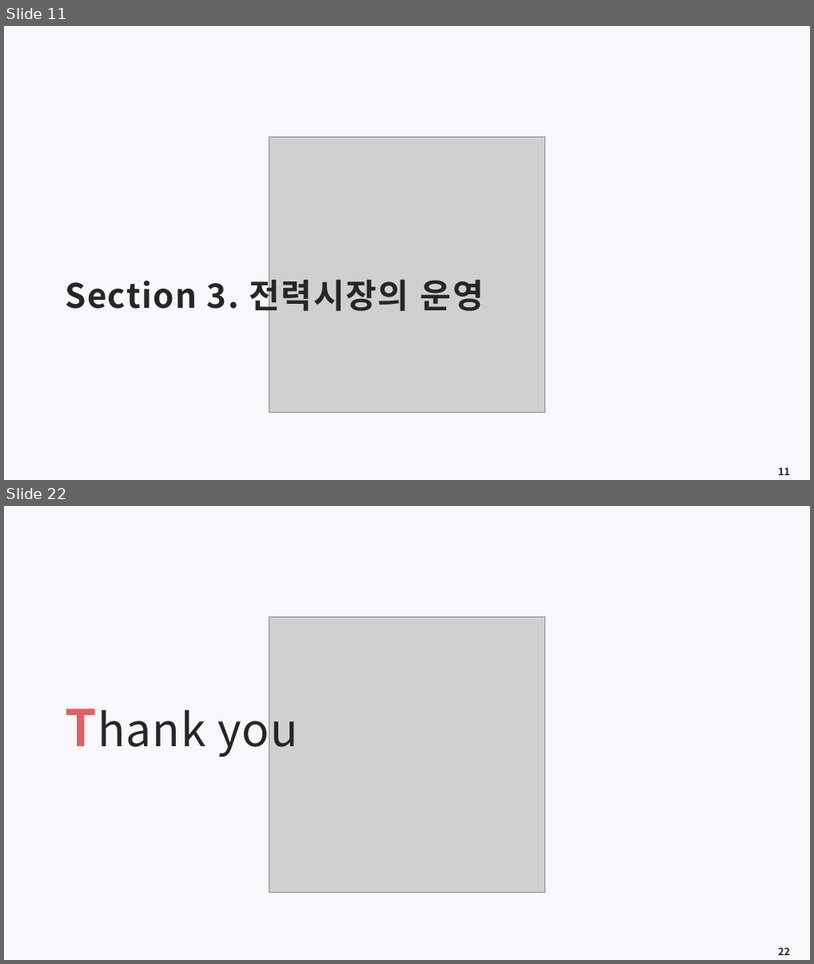
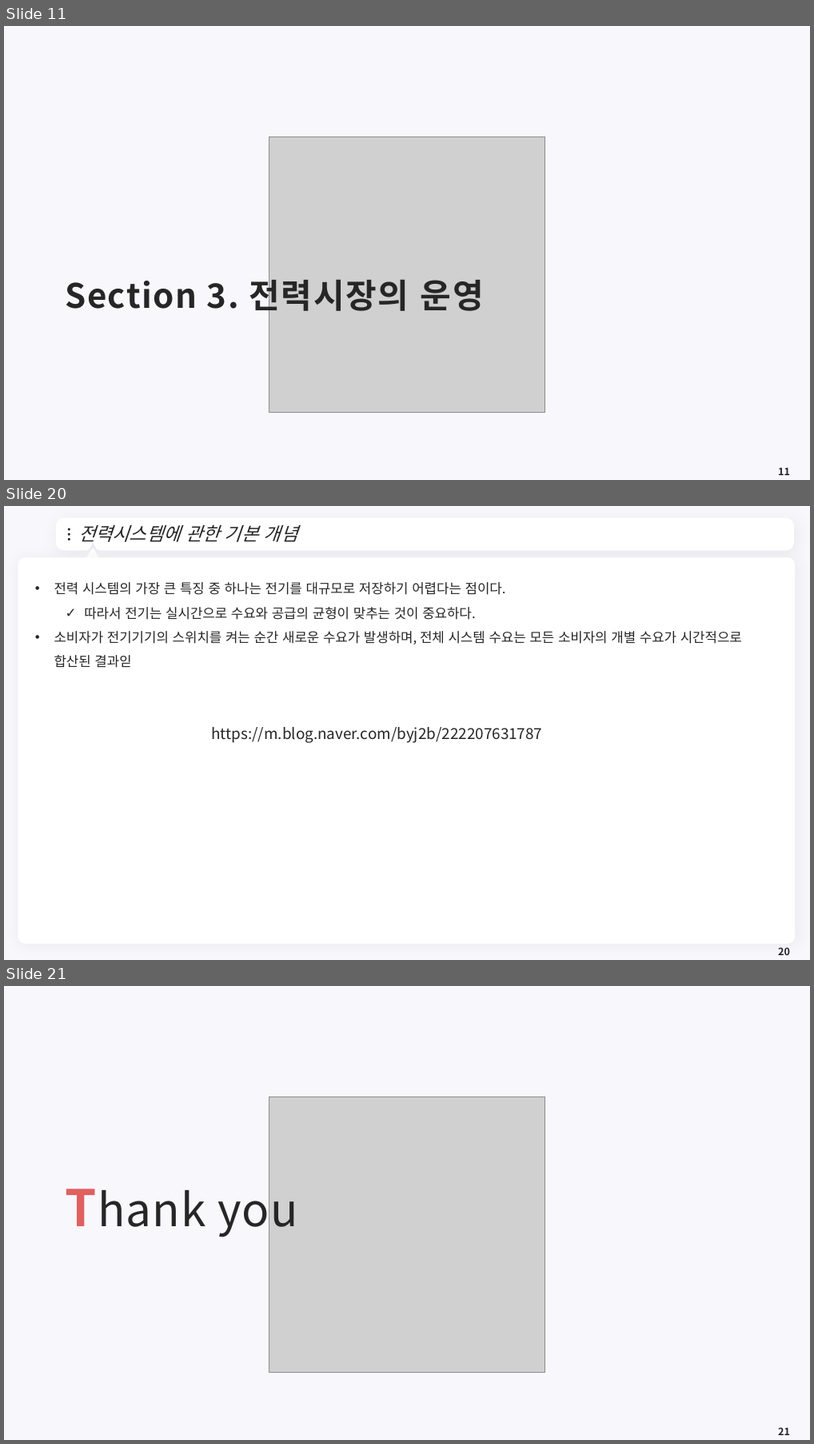
Before and after one commit to meandthey/Teaching, a slide deck: 에너지경제학/자원에너지경제학_Chapter_7 (전력시장).pptx. Shown one above the other, each under a label of ours: slides 11 and 22 before the commit, slides 11, 20 and 21 after it; the slides between them are not shown. The pictures are 814x964 and 814x1444 pixels, drawn with LibreOffice and Linux fonts; fonts in the diff are those of the drawing; grey boxes stand for pictures; background and template pictures are left out. Boxes give left, top, right and bottom in pixels: in the first picture for what was removed or moved away, otherwise in the second. Text is boxed around its words. In the diff, an @@ line names an element or a change of style, - is before the commit and + after.

```diff
--- a/에너지경제학/자원에너지경제학_Chapter_7 (전력시장).pptx
+++ b/에너지경제학/자원에너지경제학_Chapter_7 (전력시장).pptx
@@ slide 20 added at bbox=[4, 506, 810, 960], background #F8F7FC @@
@@ freeform shape added at bbox=[59, 521, 792, 548], fill #FFFFFF, outline #FFFFFF 7.25 pt @@
@@ ellipse added at bbox=[68, 528, 70, 531], fill #262626 @@
@@ title added at bbox=[78, 525, 298, 542], 22 pt, text #262626, italic @@
+전력시스템에 관한 기본 개념
@@ ellipse added at bbox=[68, 533, 70, 536], fill #262626 @@
@@ ellipse added at bbox=[68, 538, 70, 540], fill #262626 @@
@@ triangle added at bbox=[86, 550, 99, 562], fill #FFFFFF, outline #FFFFFF 3.75 pt @@
@@ freeform shape added at bbox=[775, 530, 782, 540], fill #FFFFFF @@
@@ rounded rectangle added at bbox=[18, 557, 796, 944], fill #FFFFFF @@
@@ text added at bbox=[54, 582, 742, 668], 16 pt, text #262626 @@
+• 전력 시스템의 가장 큰 특징 중 하나는 전기를 대규모로 저장하기 어렵다는 점이다.
+  ✓ 따라서 전기는 실시간으로 수요와 공급의 균형이 맞추는 것이 중요하다.
+• 소비자가 전기기기의 스위치를 켜는 순간 새로운 수요가 발생하며, 전체 시스템 수요는 모든 소비자의 개별 수요가 시간적으로 합산된 결과읻
@@ text added at bbox=[211, 727, 542, 743], 18 pt, text #262626 @@
+https://m.blog.naver.com/byj2b/222207631787
@@ page number added at bbox=[778, 947, 790, 955], 12 pt, text #262626, bold @@
+20
@@ what was slide 22 is now slide 21 @@
@@ page number at bbox=[778, 1427, 790, 1435]: text changed @@
-22
+21
```
Also in this commit, not shown: 3 slides changed, 5 other slides added, 7 slides removed, 2 other files.
